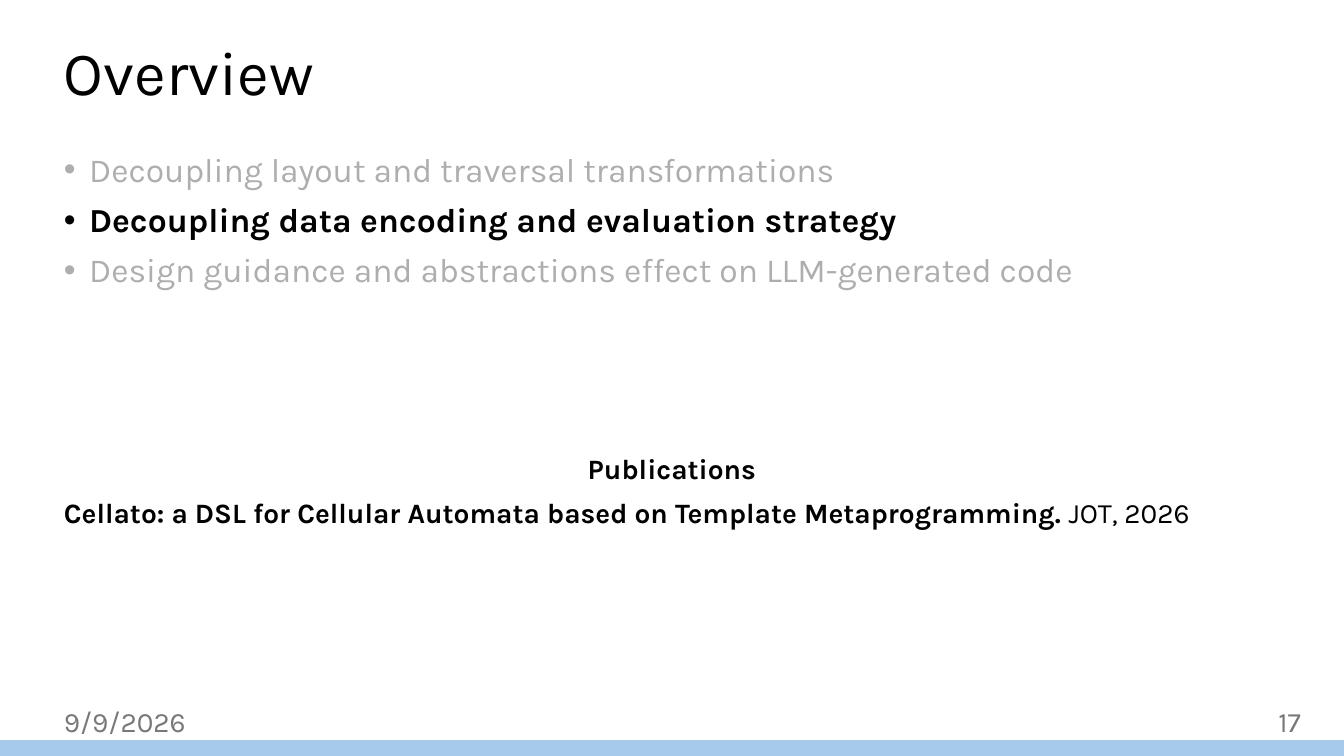
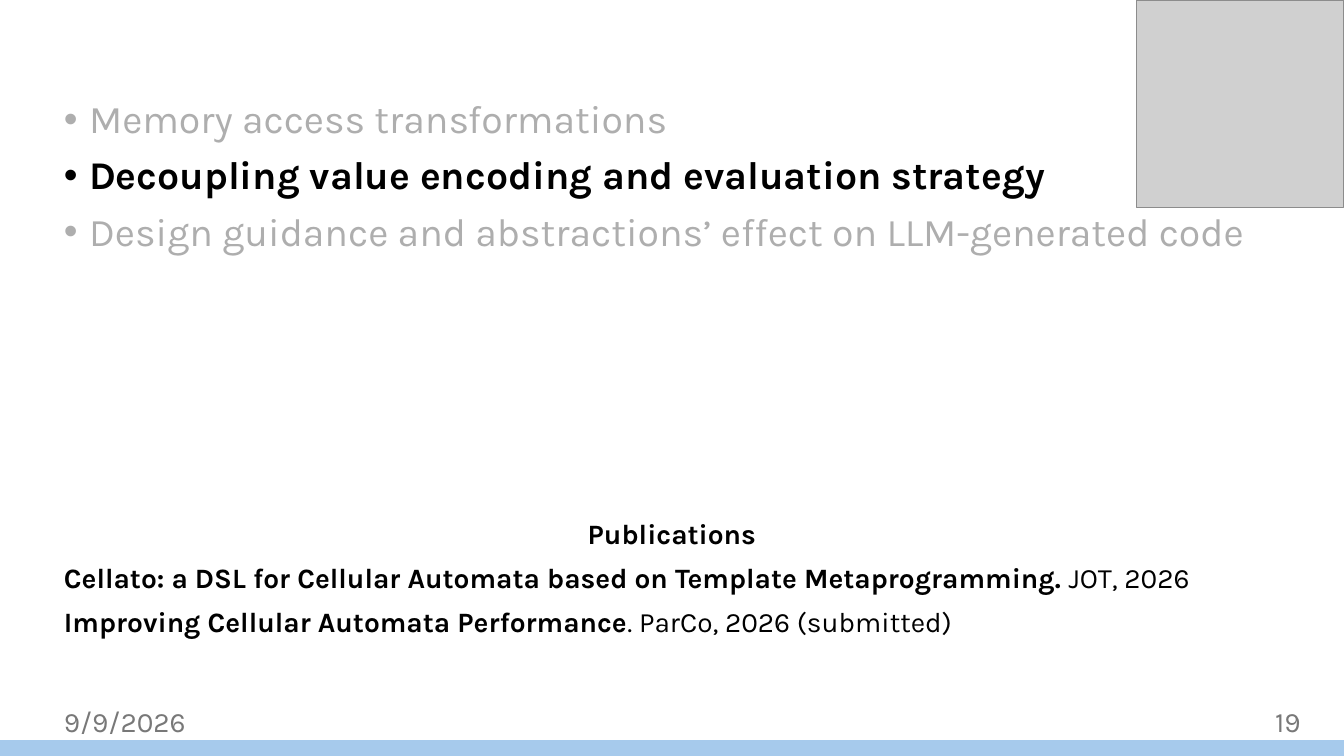
Before and after one commit to jiriklepl/phd-thesis, a slide deck: slide 19 of defense/Optimizing Memory Layouts and Traversal Orders in High-Performance Computing.pptx (slide 17 before the commit). Drawn at 1344x756 pixels with LibreOffice and Linux fonts; fonts in the diff are those of the drawing; grey boxes stand for pictures; background and template pictures are left out. Boxes give left, top, right and bottom in pixels: in the first picture for what was removed or moved away, otherwise in the second. Text is boxed around its words. In the diff, an @@ line names an element or a change of style, - is before the commit and + after.

```diff
--- a/defense/Optimizing Memory Layouts and Traversal Orders in High-Performance Computing.pptx
+++ b/defense/Optimizing Memory Layouts and Traversal Orders in High-Performance Computing.pptx
@@ picture added at box(1137, 0, 1344, 208) @@
@@ title removed at box(64, 52, 314, 96) @@
-Overview
@@ text "Memory access transformations": place and size @@
-text "Memory access transformations" at box(64, 159, 1189, 530)
+text "Memory access transformations" at box(64, 106, 1244, 639)
@@ text at box(89, 106, 1244, 256): text changed; size 24 to 28 pt @@
-• Decoupling layout and traversal transformations
-• Decoupling data encoding and evaluation strategy
-• Design guidance and abstractions effect on LLM-generated code
+• Memory access transformations
+• Decoupling value encoding and evaluation strategy
+• Design guidance and abstractions’ effect on LLM-generated code
@@ text at box(64, 611, 952, 639): paragraph added @@
+Improving Cellular Automata Performance. ParCo, 2026 (submitted)
@@ page number at box(1275, 714, 1300, 733): text changed @@
-17
+19
```
Also in this commit, not shown: 21 other slides changed, 2 slides added.
